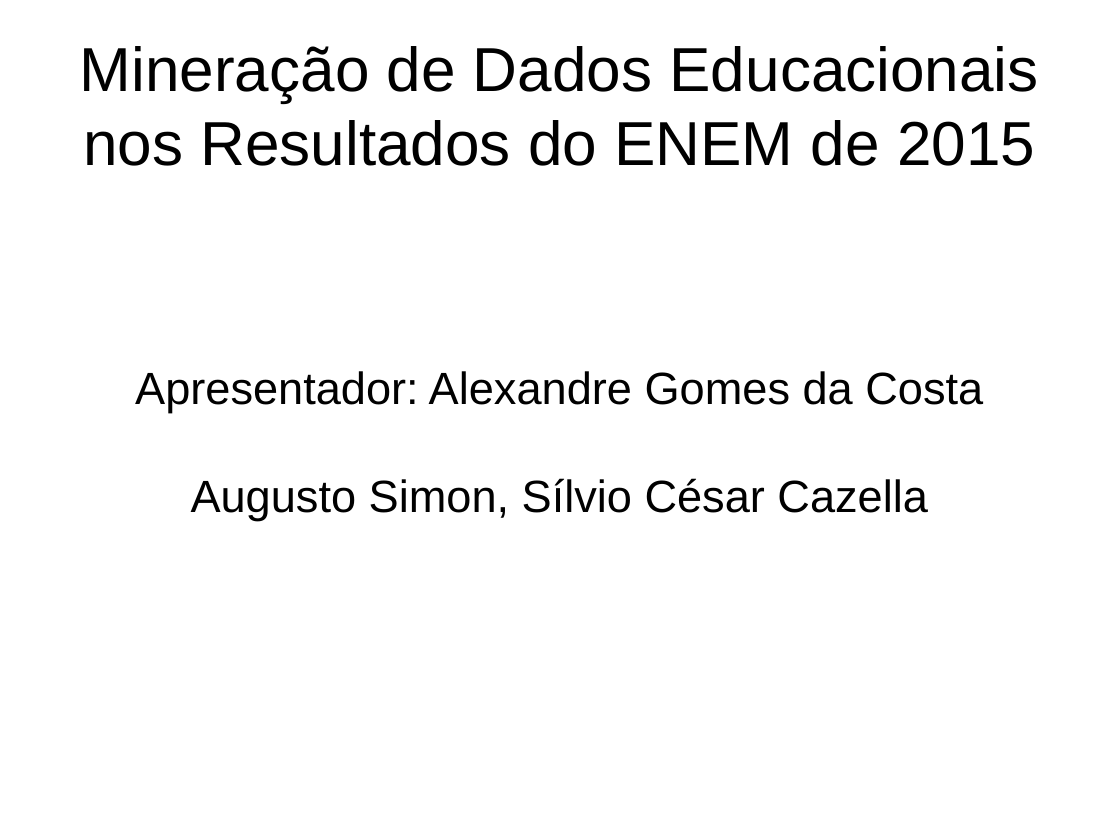
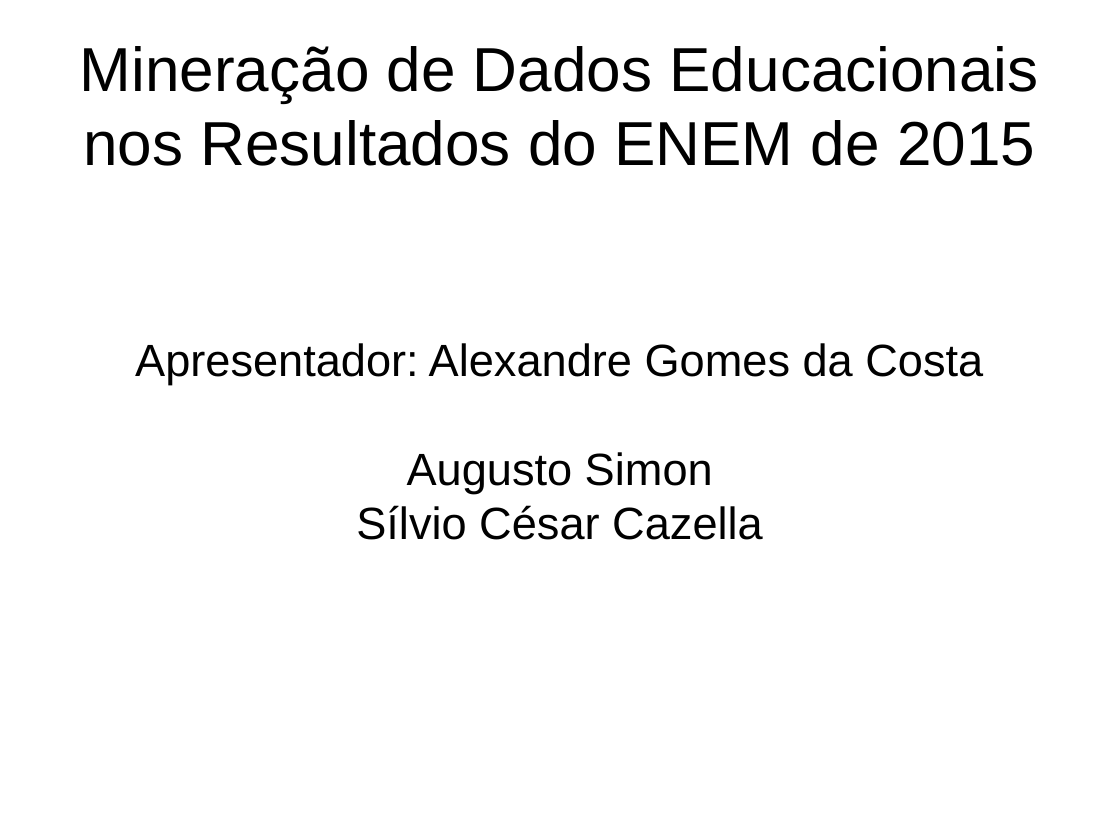
Before and after one commit to alexandre-costa-81/mpdc, a slide deck: slide 1 of mineracao-de-dados-educacionais-nos-resultados-do-enem-de-2015.odp (slide 32 before the commit). Drawn at 1120x840 pixels with LibreOffice and Linux fonts; fonts in the diff are those of the drawing. Boxes give left, top, right and bottom in pixels: in the first picture for what was removed or moved away, otherwise in the second. Text is boxed around its words. In the diff, an @@ line names an element or a change of style, - is before the commit and + after.

Commit message:
texto até o primeiro slide de mineração de dados educacionais

```diff
--- a/mineracao-de-dados-educacionais-nos-resultados-do-enem-de-2015.odp
+++ b/mineracao-de-dados-educacionais-nos-resultados-do-enem-de-2015.odp
@@ subtitle at <box>356,452,763,540</box>: text changed @@
-Augusto Simon, Sílvio César Cazella
+Augusto Simon
+Sílvio César Cazella
```
Also in this commit, not shown: 2 slides added, 1 slide removed, 2 other files.
